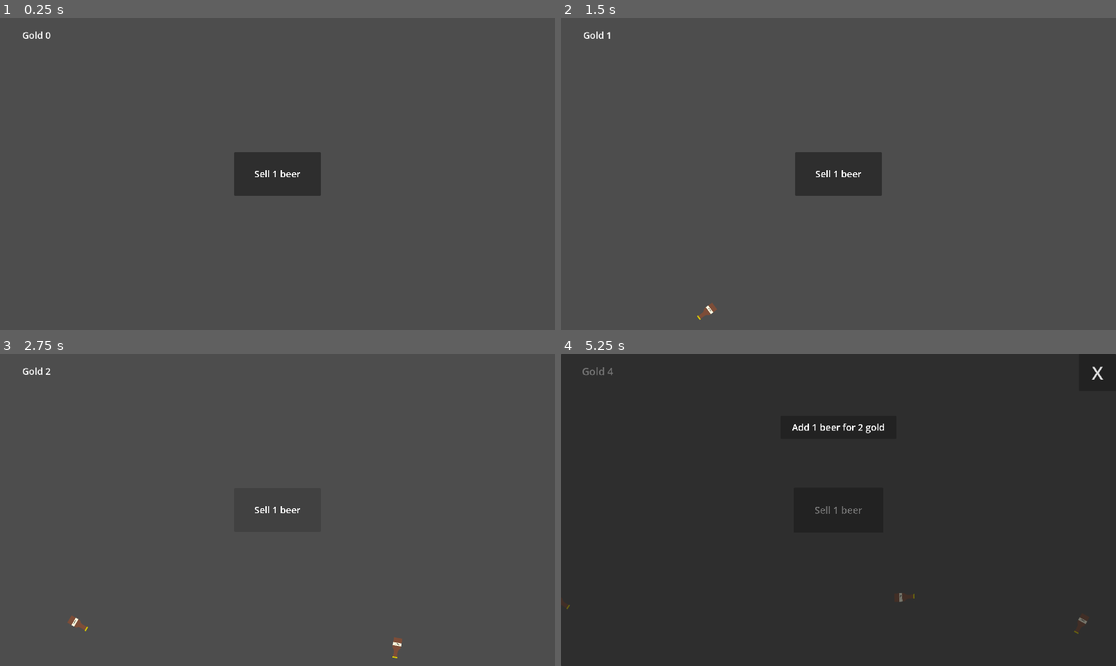
Above: before the commit, frames 1-4 (two rows, left to right).
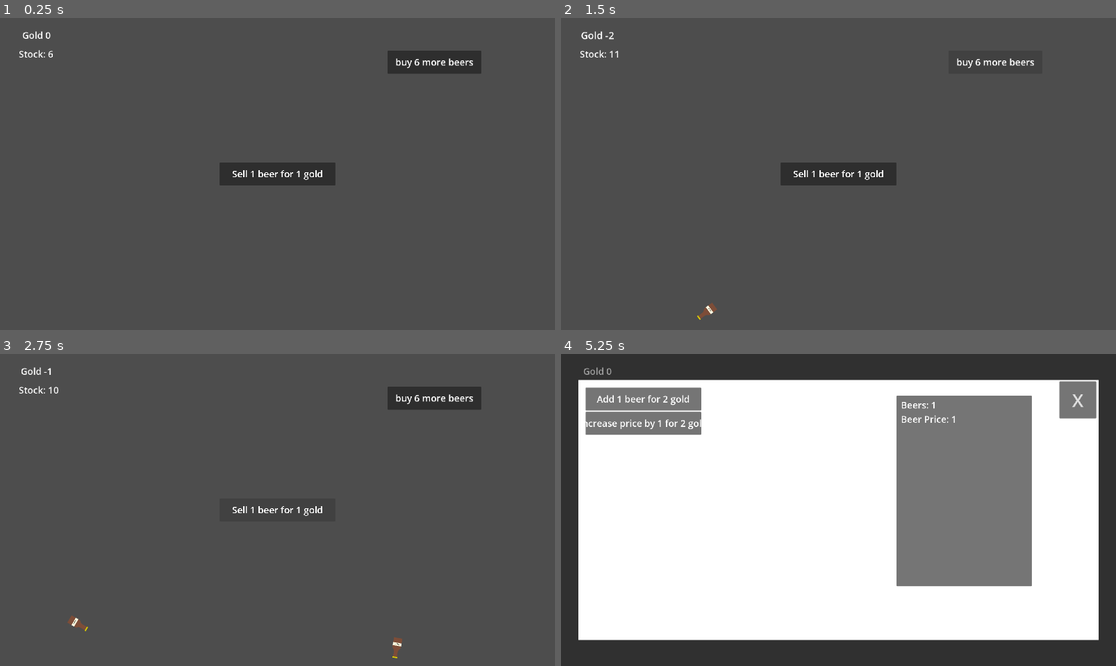
Above: after the commit, the same moments.

Repository: jpryor1701/clicker
Game: Godot game, scene res://Scenes/level/level.tscn
The game is run twice, just before and just after one commit, with the same random seed, the same clock (stepped at 60 frames per second) and the same inputs.
Inputs (mouse positions are in pixels of both pictures, inside the frame that each line leads up to):
- Up to frame 1 (0.25 s): no input
- Up to frame 2 (1.5 s): click "Sell 1 beer" (after the commit: "Sell 1 beer for 1 gold") at 0.5 s; click (993, 61) at 1.25 s, where only the run after the commit has a clickable "buy 6 more beers"
- Up to frame 3 (2.75 s): click "Sell 1 beer" (after the commit: "Sell 1 beer for 1 gold") at 2 s
- Up to frame 4 (5.25 s): click (993, 397) at 2.75 s, where only the run after the commit has a clickable "buy 6 more beers"; click "Sell 1 beer" (after the commit: "Sell 1 beer for 1 gold") at 3.5 s; click (993, 397) at 4.25 s, where only the run after the commit has a clickable "buy 6 more beers"; tap Enter at 5 s; tap Q at 5.1 s

The runs differ from the first frame. In frame 1, 2.9% of the frame differs, in the area x 3-87%, y 10-58%; in frame 2, 1.9%; in frame 3, 1.5%; in frame 4, 78%, in the area x 1-98%, y 4-92%.

Commit message:
update 2026-02-09 15:17:40

Diff:
--- a/Globals/game_data.gd
+++ b/Globals/game_data.gd
@@ -1,10 +1,22 @@
 extends Node
 
-var stats: Dictionary = {
-	"gold" : 0
+enum game_stats_enum {
+	GOLD,
+	SPEED
+}
+
+enum beer_stats_enum {
+	BEER,
+	SELL_PRICE,
+	STOCK
+}
+
+var game_stats: Dictionary = {
+	game_stats_enum.GOLD : 0
 }
 
 var beer_stats: Dictionary = {
-	"beers" : 1,
-	"sell_price" : 1
+	beer_stats_enum.BEER : 1,
+	beer_stats_enum.SELL_PRICE : 1,
+	beer_stats_enum.STOCK: 6
 }
--- a/Globals/global_signals.gd
+++ b/Globals/global_signals.gd
@@ -2,4 +2,6 @@
 
 
 signal gold_update
-signal upgrade_beer_amount
+#signal upgrade_beer_amount
+
+signal beer_stats_update
--- a/Managers/level_manager.gd
+++ b/Managers/level_manager.gd
@@ -5,10 +5,29 @@
 
 @onready var spawner: Marker2D = $Spawner
 @onready var beer_bottle: PackedScene = preload("res://Scenes/beer_bottle/beer_bottle.tscn")
+@onready var beer_stock: Label = $CanvasLayer/BeerStock
+
+
+func _ready() -> void:
+	GlobalSignals.beer_stats_update.connect(update_label)
+	update_label()
+
+func update_label() -> void:
+	beer_stock.text = "Stock: %s" % GameData.beer_stats[GameData.beer_stats_enum.STOCK]
+
 
 
 func _on_button_pressed() -> void:
-	for bottle in GameData.beer_stats["beers"]:
+	for bottle in GameData.beer_stats[GameData.beer_stats_enum.BEER]:
 		var new_beer_bottle = beer_bottle.instantiate()
 		add_child(new_beer_bottle)
 		new_beer_bottle.global_position = Vector2(spawner.global_position.x, spawner.global_position.y + randf_range(-100, 100))
+
+
+func _on_buy_beer_button_pressed() -> void:
+	if GameData.game_stats[GameData.game_stats_enum.GOLD] <= 0:
+		return
+	GameData.beer_stats[GameData.beer_stats_enum.STOCK] += 6
+	GameData.game_stats[GameData.game_stats_enum.GOLD] -= 3
+	GlobalSignals.beer_stats_update.emit()
+	GlobalSignals.gold_update.emit()
--- a/Scenes/level/level.tscn
+++ b/Scenes/level/level.tscn
@@ -10,16 +10,18 @@
 
 [node name="CanvasLayer" type="CanvasLayer" parent="." unique_id=2111873587]
 
-[node name="Button" parent="CanvasLayer" unique_id=1113410044 instance=ExtResource("1_u52ul")]
+[node name="beer_button" parent="CanvasLayer" unique_id=908456988 instance=ExtResource("1_u52ul")]
 anchors_preset = 8
 anchor_left = 0.5
 anchor_top = 0.5
 anchor_right = 0.5
 anchor_bottom = 0.5
-offset_left = -150.0
-offset_top = -75.0
-offset_right = 150.0
-offset_bottom = 75.0
+offset_left = -200.0
+offset_top = -40.0
+offset_right = 200.0
+offset_bottom = 40.0
+grow_horizontal = 2
+grow_vertical = 2
 
 [node name="GoldTracker" parent="CanvasLayer" unique_id=1966809425 instance=ExtResource("3_oi3di")]
 anchors_preset = 0
@@ -30,10 +32,37 @@
 grow_horizontal = 1
 grow_vertical = 1
 
+[node name="BeerStock" type="Label" parent="CanvasLayer" unique_id=1498411091]
+offset_left = 65.0
+offset_top = 102.0
+offset_right = 206.0
+offset_bottom = 147.0
+theme_override_font_sizes/font_size = 32
+text = "Stock: XX"
+
+[node name="BuyBeerButton" type="Button" parent="CanvasLayer" unique_id=54424172]
+offset_left = 1341.0
+offset_top = 113.0
+offset_right = 1665.0
+offset_bottom = 193.0
+
+[node name="Label" type="Label" parent="CanvasLayer/BuyBeerButton" unique_id=1435459616]
+layout_mode = 1
+anchors_preset = 15
+anchor_right = 1.0
+anchor_bottom = 1.0
+grow_horizontal = 2
+grow_vertical = 2
+theme_override_font_sizes/font_size = 32
+text = "buy 6 more beers"
+horizontal_alignment = 1
+vertical_alignment = 1
+
 [node name="UpgradeScreen" parent="CanvasLayer" unique_id=496505823 instance=ExtResource("4_vuhcl")]
 visible = false
 
 [node name="Spawner" type="Marker2D" parent="." unique_id=598594734]
 position = Vector2(-146, 940)
 
-[connection signal="pressed" from="CanvasLayer/Button" to="." method="_on_button_pressed"]
+[connection signal="pressed" from="CanvasLayer/beer_button" to="." method="_on_button_pressed"]
+[connection signal="pressed" from="CanvasLayer/BuyBeerButton" to="." method="_on_buy_beer_button_pressed"]
--- /dev/null
+++ b/UI/beer_amount_upgrade_button/beer_amount_upgrade_button.gd
@@ -0,0 +1,22 @@
+class_name BeerAmountUpgradeButton
+extends GameButton
+
+var upgrade_cost: int = 2
+
+func _ready() -> void:
+	update_label()
+
+
+func button_interaction() -> void:
+	if upgrade_cost <= GameData.game_stats[GameData.game_stats_enum.GOLD]:
+		GameData.beer_stats[GameData.beer_stats_enum.BEER] += 1
+		GameData.game_stats[GameData.game_stats_enum.GOLD] -= upgrade_cost
+		upgrade_cost += upgrade_cost
+		GlobalSignals.gold_update.emit()
+		#GlobalSignals.upgrade_beer_amount.emit()
+		GlobalSignals.beer_stats_update.emit()
+		update_label()
+
+
+func update_label() -> void:
+	label.text = "Add 1 beer for %s gold" % upgrade_cost
--- /dev/null
+++ b/UI/beer_amount_upgrade_button/beer_amount_upgrade_button.tscn
@@ -0,0 +1,13 @@
+[gd_scene format=3 uid="uid://cu83h10ipau2o"]
+
+[ext_resource type="PackedScene" uid="uid://b27chj3l2bxtr" path="res://UI/game_button/game_button.tscn" id="1_xiiy1"]
+[ext_resource type="Script" uid="uid://cpnanvb8sffs2" path="res://UI/beer_amount_upgrade_button/beer_amount_upgrade_button.gd" id="2_s0fc4"]
+
+[node name="BeerAmountUpgradeButton" unique_id=908456988 instance=ExtResource("1_xiiy1")]
+offset_right = 400.0
+offset_bottom = 120.0
+script = ExtResource("2_s0fc4")
+button_text = ""
+
+[node name="Label" parent="." index="0" unique_id=121545933]
+theme_override_font_sizes/font_size = 32
--- a/UI/beer_button/beer_button.gd
+++ b/UI/beer_button/beer_button.gd
@@ -1,27 +1,23 @@
-extends Button
-
-@export var amount_of_beers: int
-@export var sell_price: int
+class_name BeerButton
+extends GameButton
 
 
-@onready var label: Label = $Label
-
 func _ready() -> void:
-	GlobalSignals.upgrade_beer_amount.connect(update_label)
+	#GlobalSignals.upgrade_beer_amount.connect(update_label)
+	GlobalSignals.beer_stats_update.connect(update_label)
 	update_label()
-	pass
 
 
-func _on_pressed() -> void:
-	var tween = create_tween()
-	tween.tween_property(self, "scale", Vector2(1.1, 1.1), .1)
-	tween.tween_property(self, "scale", Vector2(1, 1), .1)
-
-	GameData.stats["gold"] += GameData.beer_stats["sell_price"] * GameData.beer_stats["beers"]
+func button_interaction() -> void:
+	if GameData.beer_stats[GameData.beer_stats_enum.STOCK] <= 0:
+		return
+	GameData.game_stats[GameData.game_stats_enum.GOLD] += GameData.beer_stats[GameData.beer_stats_enum.SELL_PRICE] * GameData.beer_stats[GameData.beer_stats_enum.BEER]
+	GameData.beer_stats[GameData.beer_stats_enum.STOCK] -= GameData.beer_stats[GameData.beer_stats_enum.BEER]
+	GlobalSignals.beer_stats_update.emit()
 	GlobalSignals.gold_update.emit()
 
 
 func update_label() -> void:
-	label.text = "Sell %s beer" % GameData.beer_stats["beers"] \
-		if GameData.beer_stats["beers"] == 1 \
-		else "Sell %s beers" % GameData.beer_stats["beers"]
+	label.text = "Sell %s beer for %s gold" % [GameData.beer_stats[GameData.beer_stats_enum.BEER], GameData.beer_stats[GameData.beer_stats_enum.SELL_PRICE]] \
+		if GameData.beer_stats[GameData.beer_stats_enum.BEER] == 1 \
+		else "Sell %s beers for %s gold" % [GameData.beer_stats[GameData.beer_stats_enum.BEER], GameData.beer_stats[GameData.beer_stats_enum.SELL_PRICE]]
--- a/UI/beer_button/beer_button.tscn
+++ b/UI/beer_button/beer_button.tscn
@@ -1,28 +1,12 @@
-[gd_scene format=3 uid="uid://ddmhq8gvbce14"]
+[gd_scene format=3 uid="uid://wkbwk82gdj0t"]
 
+[ext_resource type="PackedScene" uid="uid://b27chj3l2bxtr" path="res://UI/game_button/game_button.tscn" id="1_1pvia"]
 [ext_resource type="Script" uid="uid://cp0p81awxvgg7" path="res://UI/beer_button/beer_button.gd" id="1_r04n3"]
 
-[node name="Button" type="Button" unique_id=1113410044]
-custom_minimum_size = Vector2(300, 150)
-offset_right = 300.0
-offset_bottom = 150.0
-pivot_offset_ratio = Vector2(0.5, 0.5)
-size_flags_horizontal = 4
-size_flags_vertical = 4
+[node name="beer_button" unique_id=908456988 instance=ExtResource("1_1pvia")]
 script = ExtResource("1_r04n3")
-amount_of_beers = 1
-sell_price = 1
+button_text = ""
 
-[node name="Label" type="Label" parent="." unique_id=1881464289]
-layout_mode = 1
-anchors_preset = 15
-anchor_right = 1.0
-anchor_bottom = 1.0
-grow_horizontal = 2
-grow_vertical = 2
+[node name="Label" parent="." index="0" unique_id=121545933]
 theme_override_font_sizes/font_size = 32
-text = "Serve X beers!"
-horizontal_alignment = 1
-vertical_alignment = 1
-
-[connection signal="pressed" from="." to="." method="_on_pressed"]
+autowrap_mode = 2
--- /dev/null
+++ b/UI/beer_price_upgrade_button/beer_price_upgrade_button.gd
@@ -0,0 +1,23 @@
+class_name BeerPriceUpgradeButton
+extends GameButton
+
+var upgrade_cost: int = 2
+
+func _ready() -> void:
+	update_label()
+
+
+func button_interaction() -> void:
+	if upgrade_cost <= GameData.game_stats[GameData.game_stats_enum.GOLD]:
+		GameData.beer_stats[GameData.beer_stats_enum.SELL_PRICE] += 1
+		GameData.game_stats[GameData.game_stats_enum.GOLD] -= upgrade_cost
+		upgrade_cost += 10
+		GlobalSignals.gold_update.emit()
+		#GlobalSignals.upgrade_beer_amount.emit()
+		GlobalSignals.beer_stats_update.emit()
+		update_label()
+
+
+func update_label() -> void:
+	label.text = "Increase price by 1 for %s gold" % upgrade_cost
+	#label.text = "Add 1 beer for %s gold" % upgrade_cost
--- /dev/null
+++ b/UI/beer_price_upgrade_button/beer_price_upgrade_button.tscn
@@ -0,0 +1,13 @@
+[gd_scene format=3 uid="uid://c028414non4yb"]
+
+[ext_resource type="PackedScene" uid="uid://b27chj3l2bxtr" path="res://UI/game_button/game_button.tscn" id="1_tww6h"]
+[ext_resource type="Script" uid="uid://boww3bj7su33i" path="res://UI/beer_price_upgrade_button/beer_price_upgrade_button.gd" id="2_u2hao"]
+
+[node name="BeerPriceUpgradeButton" unique_id=908456988 instance=ExtResource("1_tww6h")]
+offset_right = 400.0
+offset_bottom = 120.0
+script = ExtResource("2_u2hao")
+button_text = ""
+
+[node name="Label" parent="." index="0" unique_id=121545933]
+theme_override_font_sizes/font_size = 32
--- /dev/null
+++ b/UI/game_button/game_button.gd
@@ -0,0 +1,20 @@
+class_name GameButton
+extends Button
+
+@export var button_text: String
+
+@onready var label: Label = $Label
+
+func _ready() -> void:
+	label.text = button_text
+
+
+func button_interaction() -> void:
+	pass
+
+
+func _on_pressed() -> void:
+	var tween = create_tween()
+	tween.tween_property(self, "scale", Vector2(1.1, 1.1), .1)
+	tween.tween_property(self, "scale", Vector2(1, 1), .1)
+	button_interaction()
--- /dev/null
+++ b/UI/game_button/game_button.tscn
@@ -0,0 +1,24 @@
+[gd_scene format=3 uid="uid://b27chj3l2bxtr"]
+
+[ext_resource type="Script" uid="uid://cnq7i23ktnwig" path="res://UI/game_button/game_button.gd" id="1_c2ugi"]
+
+[node name="GameButton" type="Button" unique_id=908456988]
+clip_contents = true
+custom_minimum_size = Vector2(400, 80)
+offset_right = 8.0
+offset_bottom = 8.0
+pivot_offset_ratio = Vector2(0.5, 0.5)
+script = ExtResource("1_c2ugi")
+button_text = "test"
+
+[node name="Label" type="Label" parent="." unique_id=121545933]
+layout_mode = 1
+anchors_preset = 15
+anchor_right = 1.0
+anchor_bottom = 1.0
+grow_horizontal = 2
+grow_vertical = 2
+horizontal_alignment = 1
+vertical_alignment = 1
+
+[connection signal="pressed" from="." to="." method="_on_pressed"]
--- a/UI/gold_tracker/gold_tracker.gd
+++ b/UI/gold_tracker/gold_tracker.gd
@@ -12,4 +12,4 @@
 	var tween = create_tween()
 	tween.tween_property(label, "scale", Vector2(1.3, 1.3), .1)
 	tween.tween_property(label, "scale", Vector2(1, 1), .1)
-	label.text = "Gold %s" % GameData.stats["gold"]
+	label.text = "Gold %s" % GameData.game_stats[GameData.game_stats_enum.GOLD]
--- a/UI/upgrade_beer_amount_button/upgrade_beer_amount_button.gd
+++ /dev/null
@@ -1,23 +0,0 @@
-class_name UpgradeBeerAmountButton
-extends Button
-
-@onready var label: Label = $Label
-
-var upgrade_cost: int = 2
-
-func _ready() -> void:
-	update_label()
-
-
-func _on_pressed() -> void:
-	if upgrade_cost < GameData.stats["gold"]:
-		GameData.beer_stats["beers"] += 1
-		GameData.stats["gold"] -= upgrade_cost
-		upgrade_cost += upgrade_cost
-		GlobalSignals.gold_update.emit()
-		GlobalSignals.upgrade_beer_amount.emit()
-		update_label()
-
-
-func update_label() -> void:
-	label.text = "Add 1 beer for %s gold" % upgrade_cost
--- a/UI/upgrade_beer_amount_button/upgrade_beer_amount_button.tscn
+++ /dev/null
@@ -1,24 +0,0 @@
-[gd_scene format=3 uid="uid://bhrvtqyhqwprq"]
-
-[ext_resource type="Script" uid="uid://cpnanvb8sffs2" path="res://UI/upgrade_beer_amount_button/upgrade_beer_amount_button.gd" id="1_dd08k"]
-
-[node name="UpgradeBeerAmountButton" type="Button" unique_id=112363571]
-custom_minimum_size = Vector2(400, 80)
-offset_right = 200.0
-offset_bottom = 30.0
-theme_override_font_sizes/font_size = 32
-script = ExtResource("1_dd08k")
-
-[node name="Label" type="Label" parent="." unique_id=1924855843]
-layout_mode = 1
-anchors_preset = 15
-anchor_right = 1.0
-anchor_bottom = 1.0
-grow_horizontal = 2
-grow_vertical = 2
-theme_override_font_sizes/font_size = 32
-text = "Add more beers!"
-horizontal_alignment = 1
-vertical_alignment = 1
-
-[connection signal="pressed" from="." to="." method="_on_pressed"]
--- a/UI/upgrade_screen/upgrade_screen.gd
+++ b/UI/upgrade_screen/upgrade_screen.gd
@@ -1,5 +1,17 @@
 class_name UpgradeScreen
 extends Control
+
+@onready var beers: Label = $Panel/MarginContainer/VBoxContainer/Beers
+@onready var beer_price: Label = $"Panel/MarginContainer/VBoxContainer/Beer Price"
+
+
+func _ready() -> void:
+	GlobalSignals.beer_stats_update.connect(_on_update_beer_stats)
+	update_labels()
+
+func update_labels() -> void:
+	beers.text = "Beers: %s" % GameData.beer_stats[GameData.beer_stats_enum.BEER]
+	beer_price.text = "Beer Price: %s" % GameData.beer_stats[GameData.beer_stats_enum.SELL_PRICE]
 
 
 func _input(event: InputEvent) -> void:
@@ -8,5 +20,8 @@
 			visible = !visible
 
 
+func _on_update_beer_stats() -> void:
+	update_labels()
+
 func _on_exit_screen_button_pressed() -> void:
 	hide()
--- a/UI/upgrade_screen/upgrade_screen.tscn
+++ b/UI/upgrade_screen/upgrade_screen.tscn
@@ -1,7 +1,8 @@
 [gd_scene format=3 uid="uid://c6yh8a8uyuypm"]
 
 [ext_resource type="Script" uid="uid://u4lh303sn6s7" path="res://UI/upgrade_screen/upgrade_screen.gd" id="1_hvgc0"]
-[ext_resource type="PackedScene" uid="uid://bhrvtqyhqwprq" path="res://UI/upgrade_beer_amount_button/upgrade_beer_amount_button.tscn" id="2_0vyij"]
+[ext_resource type="PackedScene" uid="uid://cu83h10ipau2o" path="res://UI/beer_amount_upgrade_button/beer_amount_upgrade_button.tscn" id="2_0vyij"]
+[ext_resource type="PackedScene" uid="uid://c028414non4yb" path="res://UI/beer_price_upgrade_button/beer_price_upgrade_button.tscn" id="3_fwohg"]
 
 [node name="UpgradeScreen" type="Control" unique_id=496505823]
 layout_mode = 3
@@ -12,24 +13,28 @@
 grow_vertical = 2
 script = ExtResource("1_hvgc0")
 
-[node name="Panel" type="Panel" parent="." unique_id=1752827839]
+[node name="Background" type="ColorRect" parent="." unique_id=252582832]
+custom_minimum_size = Vector2(1800, 900)
 layout_mode = 1
 anchors_preset = 15
 anchor_right = 1.0
 anchor_bottom = 1.0
 grow_horizontal = 2
 grow_vertical = 2
+color = Color(0, 0, 0, 0.37254903)
 
-[node name="UpgradeBeerAmountButton" parent="." unique_id=112363571 instance=ExtResource("2_0vyij")]
+[node name="Foreground" type="ColorRect" parent="." unique_id=534452358]
+custom_minimum_size = Vector2(1800, 900)
 layout_mode = 1
 anchors_preset = 8
 anchor_left = 0.5
 anchor_top = 0.5
 anchor_right = 0.5
 anchor_bottom = 0.5
-offset_left = -200.0
-offset_top = -326.0
-offset_bottom = -246.0
+offset_left = -900.0
+offset_top = -450.0
+offset_right = 900.0
+offset_bottom = 450.0
 grow_horizontal = 2
 grow_vertical = 2
 
@@ -39,10 +44,57 @@
 anchors_preset = 1
 anchor_left = 1.0
 anchor_right = 1.0
-offset_left = -128.0
-offset_bottom = 128.0
+offset_left = -196.0
+offset_top = 95.0
+offset_right = -68.0
+offset_bottom = 223.0
 grow_horizontal = 0
 theme_override_font_sizes/font_size = 64
 text = "X"
 
+[node name="VBoxContainer" type="VBoxContainer" parent="." unique_id=703083486]
+layout_mode = 0
+offset_left = 85.0
+offset_top = 116.0
+offset_right = 485.0
+offset_bottom = 196.0
+
+[node name="BeerAmountUpgradeButton" parent="VBoxContainer" unique_id=908456988 instance=ExtResource("2_0vyij")]
+layout_mode = 2
+
+[node name="BeerPriceUpgradeButton" parent="VBoxContainer" unique_id=474063700 instance=ExtResource("3_fwohg")]
+layout_mode = 2
+
+[node name="Panel" type="Panel" parent="." unique_id=60340050]
+layout_mode = 0
+offset_left = 1161.0
+offset_top = 144.0
+offset_right = 1629.0
+offset_bottom = 804.0
+
+[node name="MarginContainer" type="MarginContainer" parent="Panel" unique_id=1954435130]
+layout_mode = 1
+anchors_preset = 15
+anchor_right = 1.0
+anchor_bottom = 1.0
+grow_horizontal = 2
+grow_vertical = 2
+theme_override_constants/margin_left = 15
+theme_override_constants/margin_top = 10
+theme_override_constants/margin_right = 10
+theme_override_constants/margin_bottom = 10
+
+[node name="VBoxContainer" type="VBoxContainer" parent="Panel/MarginContainer" unique_id=187167951]
+layout_mode = 2
+
+[node name="Beers" type="Label" parent="Panel/MarginContainer/VBoxContainer" unique_id=1559926689]
+layout_mode = 2
+theme_override_font_sizes/font_size = 32
+text = "stats 1"
+
+[node name="Beer Price" type="Label" parent="Panel/MarginContainer/VBoxContainer" unique_id=900361238]
+layout_mode = 2
+theme_override_font_sizes/font_size = 32
+text = "stats 1"
+
 [connection signal="pressed" from="ExitScreenButton" to="." method="_on_exit_screen_button_pressed"]
Not shown: 1 places in Scenes/level/level.tscn that only renumber resources
Renamed: UI/upgrade_beer_amount_button/upgrade_beer_amount_button.gd.uid -> UI/beer_amount_upgrade_button/beer_amount_upgrade_button.gd.uid
Not shown, added: UI/beer_price_upgrade_button/beer_price_upgrade_button.gd.uid
Not shown, added: UI/game_button/game_button.gd.uid
